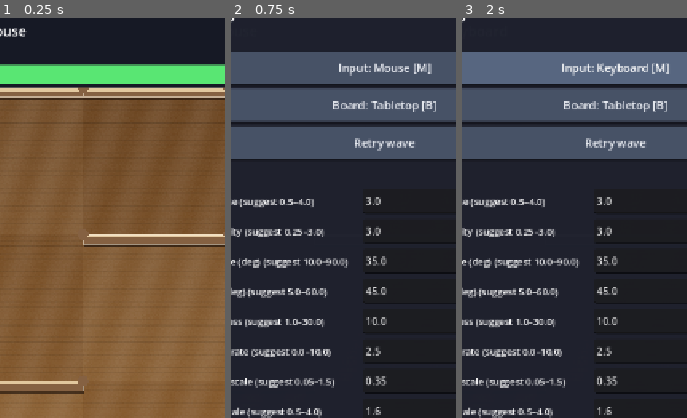
Above: before the commit, frames 1-3 (left to right).
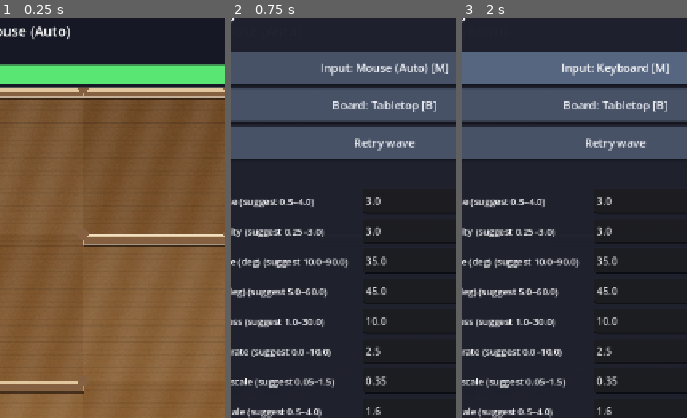
Above: after the commit, the same moments.

Repository: mhaiprojects/Spinning-Top-Maze
Game: Godot game, scene res://scenes/main.tscn
The game is run twice, just before and just after one commit, with the same random seed, the same clock (stepped at 60 frames per second) and the same inputs.
Inputs:
- Up to frame 1 (0.25 s): no input
- Up to frame 2 (0.75 s): click "⚙" at 0.5 s
- Up to frame 3 (2 s): click "Input: Mouse [M]" (after the commit: "Input: Mouse (Auto) [M]") at 1.25 s
The pictures show only the part of the screen within x 15-65%, y 7-57%; the shares and areas given below are measured in that part.

The runs differ from the first frame. In frame 1, 0.3% of the frame differs, in the area x 13-32%, y 2-6%; in frame 2, 0.8%, in the area x 40-97%, y 11-15%; in frame 3, nothing differs.

Commit message:
2026-11-27 18:25 AEDT: Auto-detect input mode until the user picks explicitly; persist mode_explicit with web localStorage mirror, tilt probe on touch web, and migration tests (via cursor-agent)
Co-authored-by: Cursor <cursoragent@cursor.com>

Diff:
--- a/scripts/input_modes.gd
+++ b/scripts/input_modes.gd
@@ -169,15 +169,48 @@
 static func native_accel_available() -> bool:
 	if OS.has_feature("web"):
 		return true
-	return Input.get_accelerometer() != Vector3.ZERO or OS.has_feature("mobile")
-
-
-static func default_mode(touch: bool, sensor_likely: bool) -> int:
-	if touch and sensor_likely:
+	return native_accel_live() or OS.has_feature("mobile")
+
+
+static func native_accel_live() -> bool:
+	if OS.has_feature("web"):
+		return false
+	return Input.get_accelerometer().length_squared() > 0.01
+
+
+## Pure auto-pick from probe context (unit-testable). Keys: touch, tilt_available,
+## or web/native sub-keys via tilt_available_for_auto().
+static func tilt_available_for_auto(ctx: Dictionary) -> bool:
+	if ctx.has("tilt_available"):
+		return bool(ctx["tilt_available"])
+	var touch: bool = bool(ctx.get("touch", false))
+	if not touch:
+		return false
+	if bool(ctx.get("native_mobile_accel", false)):
+		return true
+	if not bool(ctx.get("is_web", false)):
+		return false
+	if bool(ctx.get("web_tilt_denied", false)):
+		return false
+	var has_api: bool = bool(ctx.get("web_has_orientation", false)) or bool(ctx.get("web_has_motion", false))
+	if not has_api:
+		return false
+	return bool(ctx.get("web_tilt_data", false))
+
+
+static func auto_pick_mode(ctx: Dictionary) -> int:
+	if tilt_available_for_auto(ctx):
 		return Mode.TILT
-	if touch:
+	if bool(ctx.get("touch", false)):
 		return Mode.DRAG
 	return Mode.MOUSE
+
+
+static func default_mode(touch: bool, sensor_likely: bool) -> int:
+	return auto_pick_mode({
+		"touch": touch,
+		"tilt_available": touch and sensor_likely,
+	})
 
 
 static func tilt_fallback_mode(touch: bool) -> int:
--- a/scripts/physics_menu.gd
+++ b/scripts/physics_menu.gd
@@ -269,11 +269,13 @@
 	if tin == null:
 		return
 	var mode_name := "Mouse"
-	if tin.has_method("status_text"):
+	if tin.has_method("mode_label_for_settings"):
+		mode_name = str(tin.call("mode_label_for_settings"))
+	elif tin.has_method("status_text"):
 		var st: String = str(tin.call("status_text"))
 		if st.begins_with("Input: "):
 			mode_name = st.split(" ")[1].trim_suffix("(on)").trim_suffix("(denied)")
-	mode_name = mode_name.split("(")[0].strip_edges()
+			mode_name = mode_name.split("(")[0].strip_edges()
 	_btn_mode.text = "Input: %s [M]" % mode_name
 	var bg_name := "Tabletop"
 	if tin.has_method("background_name"):
--- a/scripts/tilt_input.gd
+++ b/scripts/tilt_input.gd
@@ -4,8 +4,15 @@
 const PlayBg := preload("res://scripts/play_background.gd")
 
 const TILT_TIMEOUT_SEC := 1.5
+const AUTO_PROBE_SEC := 0.65
 
 var _settings_path := "user://settings.cfg"
+var _mode_explicit := false
+var _auto_probing := false
+var _auto_probe_left := 0.0
+var _web_tilt_data_seen := false
+var _web_has_orientation := false
+var _web_has_motion := false
 var _selected_mode: int = InputModes.Mode.MOUSE
 var _effective_mode: int = InputModes.Mode.MOUSE
 var _smooth := Vector2.ZERO
@@ -41,11 +48,11 @@
 
 func _ready() -> void:
 	_load_calibration()
+	if OS.has_feature("web"):
+		_install_web_tilt()
 	_load_mode()
 	_load_background()
 	PhysicsSettings.load_from_path(_settings_path)
-	if OS.has_feature("web"):
-		_install_web_tilt()
 	if _selected_mode == InputModes.Mode.TILT:
 		_begin_tilt_watch()
 
@@ -62,17 +69,77 @@
 
 
 func _load_mode() -> void:
-	var saved: int = InputModes.load_mode(_settings_path)
-	if saved >= 0:
-		_set_selected_mode(saved, false)
+	_mode_explicit = UserSettings.load_mode_explicit(_settings_path)
+	if _mode_explicit:
+		var saved: int = InputModes.load_mode(_settings_path)
+		if saved >= 0:
+			_apply_mode(saved, false)
+			return
+	_start_auto_detect()
+
+
+func _save_mode() -> void:
+	UserSettings.save_input_mode_full(_settings_path, _selected_mode, _mode_explicit)
+
+
+func mode_explicit() -> bool:
+	return _mode_explicit
+
+
+func _start_auto_detect() -> void:
+	_mode_explicit = false
+	_web_tilt_data_seen = false
+	if OS.has_feature("web"):
+		_query_web_sensor_caps()
+	if _should_auto_probe():
+		_auto_probing = true
+		_auto_probe_left = AUTO_PROBE_SEC
+		_apply_mode(InputModes.auto_pick_mode(_auto_context(false)), false)
 	else:
-		var touch: bool = InputModes.is_touch_device()
-		var sensor: bool = InputModes.native_accel_available()
-		_set_selected_mode(InputModes.default_mode(touch, sensor), false)
-
-
-func _save_mode() -> void:
-	InputModes.save_mode(_settings_path, _selected_mode)
+		_apply_mode(InputModes.auto_pick_mode(_auto_context(_native_tilt_data_now())), false)
+
+
+func _should_auto_probe() -> bool:
+	return InputModes.is_touch_device() and OS.has_feature("web")
+
+
+func _native_tilt_data_now() -> bool:
+	return InputModes.native_accel_live()
+
+
+func _auto_context(web_data: bool) -> Dictionary:
+	return {
+		"touch": InputModes.is_touch_device(),
+		"is_web": OS.has_feature("web"),
+		"native_mobile_accel": _native_tilt_data_now(),
+		"web_has_orientation": _web_has_orientation,
+		"web_has_motion": _web_has_motion,
+		"web_tilt_data": web_data or _web_tilt_data_seen,
+		"web_tilt_denied": _tilt_denied,
+	}
+
+
+func _query_web_sensor_caps() -> void:
+	if not OS.has_feature("web") or not _web_installed:
+		return
+	var s: String = JavaScriptBridge.eval(
+		"(function(){var o=typeof DeviceOrientationEvent!=='undefined';"
+		+ "var m=typeof DeviceMotionEvent!=='undefined';"
+		+ "return JSON.stringify({o:o,m:m});})();",
+		true
+	)
+	if s.is_empty():
+		return
+	var d: Variant = JSON.parse_string(s)
+	if typeof(d) != TYPE_DICTIONARY:
+		return
+	_web_has_orientation = bool(d.get("o", false))
+	_web_has_motion = bool(d.get("m", false))
+
+
+func _finish_auto_probe() -> void:
+	_auto_probing = false
+	_apply_mode(InputModes.auto_pick_mode(_auto_context(true)), false)
 
 
 func _load_background() -> void:
@@ -115,16 +182,22 @@
 
 
 func cycle_mode() -> void:
-	_set_selected_mode(InputModes.next_mode(_selected_mode), true)
+	_commit_explicit_mode(InputModes.next_mode(_selected_mode))
 
 
 func set_mode(mode: int) -> void:
 	if not InputModes.ORDER.has(mode):
 		return
-	_set_selected_mode(mode, true)
-
-
-func _set_selected_mode(mode: int, persist: bool) -> void:
+	_commit_explicit_mode(mode)
+
+
+func _commit_explicit_mode(mode: int) -> void:
+	_mode_explicit = true
+	_auto_probing = false
+	_apply_mode(mode, true)
+
+
+func _apply_mode(mode: int, persist: bool) -> void:
 	_selected_mode = mode
 	_effective_mode = mode
 	_fallback_msg = ""
@@ -146,6 +219,10 @@
 
 
 func _process(delta: float) -> void:
+	if _auto_probing:
+		_auto_probe_left -= delta
+		if _web_tilt_data_seen or _tilt_denied or _auto_probe_left <= 0.0:
+			_finish_auto_probe()
 	if _selected_mode == InputModes.Mode.TILT or _effective_mode == InputModes.Mode.TILT:
 		_poll_tilt_sources(delta)
 		_maybe_tilt_fallback(delta)
@@ -277,8 +354,15 @@
 	return _drag_active
 
 
+func mode_label_for_settings() -> String:
+	var base: String = InputModes.mode_name(_selected_mode)
+	if not _mode_explicit:
+		return "%s (Auto)" % base
+	return base
+
+
 func status_text() -> String:
-	var label: String = "Input: %s" % InputModes.mode_name(_selected_mode)
+	var label: String = "Input: %s" % mode_label_for_settings()
 	if _selected_mode == InputModes.Mode.TILT and _fallback_msg != "":
 		label += " (steer: %s)" % InputModes.mode_name(_effective_mode)
 	elif _selected_mode == InputModes.Mode.TILT and _tilt_denied:
@@ -311,7 +395,19 @@
 	return Time.get_ticks_msec() - _last_touch_ms < 80
 
 
+func _maybe_request_ios_tilt_on_gesture(event: InputEvent) -> void:
+	if _mode_explicit or not OS.has_feature("web"):
+		return
+	var gesture: bool = (
+		(event is InputEventScreenTouch and event.pressed)
+		or (event is InputEventMouseButton and event.pressed)
+	)
+	if gesture:
+		request_web_permission()
+
+
 func handle_input(event: InputEvent) -> void:
+	_maybe_request_ios_tilt_on_gesture(event)
 	if _steer_blocked or _effective_mode != InputModes.Mode.DRAG:
 		return
 
@@ -522,6 +618,7 @@
 	if mapped.length() > 0.01:
 		_raw_tilt = mapped
 		_tilt_live = true
+		_web_tilt_data_seen = true
 
 
 func _notify_drag_overlay(on: bool) -> void:
--- a/scripts/user_settings.gd
+++ b/scripts/user_settings.gd
@@ -5,6 +5,10 @@
 const PlayBg := preload("res://scripts/play_background.gd")
 
 const DEFAULT_PATH := "user://settings.cfg"
+const LS_INPUT_KEY := "stm_input"
+const INPUT_SECTION := "input"
+const MODE_KEY := "mode"
+const MODE_EXPLICIT_KEY := "mode_explicit"
 
 
 static func load_config(path: String) -> ConfigFile:
@@ -20,14 +24,60 @@
 
 
 static func save_input_mode(path: String, mode: int) -> bool:
+	return save_input_mode_full(path, mode, true)
+
+
+static func save_input_mode_full(path: String, mode: int, explicit: bool) -> bool:
 	var cfg := load_config(path)
-	cfg.set_value("input", "mode", mode)
+	cfg.set_value(INPUT_SECTION, MODE_KEY, mode)
+	cfg.set_value(INPUT_SECTION, MODE_EXPLICIT_KEY, explicit)
+	if OS.has_feature("web"):
+		_mirror_input_local_storage(mode, explicit)
 	return save_config(path, cfg)
 
 
 static func load_input_mode(path: String) -> int:
 	var cfg := load_config(path)
-	return int(cfg.get_value("input", "mode", -1))
+	if OS.has_feature("web"):
+		var ls: Dictionary = _load_input_local_storage()
+		if ls.has(MODE_KEY):
+			return int(ls[MODE_KEY])
+	return int(cfg.get_value(INPUT_SECTION, MODE_KEY, -1))
+
+
+static func load_mode_explicit(path: String) -> bool:
+	var cfg := load_config(path)
+	if OS.has_feature("web"):
+		var ls: Dictionary = _load_input_local_storage()
+		if ls.has(MODE_EXPLICIT_KEY):
+			return bool(ls[MODE_EXPLICIT_KEY])
+	if cfg.has_section_key(INPUT_SECTION, MODE_EXPLICIT_KEY):
+		return bool(cfg.get_value(INPUT_SECTION, MODE_EXPLICIT_KEY, false))
+	# Migration: legacy saves only stored `mode` after the user picked M / Settings.
+	if cfg.has_section_key(INPUT_SECTION, MODE_KEY):
+		return true
+	return false
+
+
+static func _mirror_input_local_storage(mode: int, explicit: bool) -> void:
+	var json := JSON.stringify({MODE_KEY: mode, MODE_EXPLICIT_KEY: explicit})
+	JavaScriptBridge.eval(
+		"(function(){try{localStorage.setItem('%s',%s);}catch(e){}})();" % [LS_INPUT_KEY, json],
+		true
+	)
+
+
+static func _load_input_local_storage() -> Dictionary:
+	var s: String = JavaScriptBridge.eval(
+		"(function(){try{return localStorage.getItem('%s')||'';}catch(e){return '';}})();" % LS_INPUT_KEY,
+		true
+	)
+	if s.is_empty():
+		return {}
+	var parsed: Variant = JSON.parse_string(s)
+	if typeof(parsed) != TYPE_DICTIONARY:
+		return {}
+	return parsed
 
 
 static func save_background(path: String, bg: int) -> bool:
--- a/tests/test_runner.gd
+++ b/tests/test_runner.gd
@@ -78,6 +78,8 @@
 	test_input_vectors()
 	test_tilt_sign_mapping()
 	test_mode_save_load()
+	test_input_auto_pick()
+	test_input_mode_explicit_migration()
 	print("== Play backgrounds ==")
 	test_play_backgrounds()
 	await test_play_background_settings()
@@ -675,10 +677,97 @@
 	check(g_hi.x > 0.0 and g_lo.x > g_hi.x, "map_device_tilt preserves gamma magnitude")
 
 
+func test_input_auto_pick() -> void:
+	check(
+		InputModes.auto_pick_mode({"touch": false}) == InputModes.Mode.MOUSE,
+		"auto desktop mouse"
+	)
+	check(
+		InputModes.auto_pick_mode({"touch": true, "tilt_available": false}) == InputModes.Mode.DRAG,
+		"auto touch no tilt drag"
+	)
+	check(
+		InputModes.auto_pick_mode({
+			"touch": true,
+			"is_web": true,
+			"web_has_orientation": true,
+			"web_tilt_data": true,
+		}) == InputModes.Mode.TILT,
+		"auto web tilt with data"
+	)
+	check(
+		InputModes.auto_pick_mode({
+			"touch": true,
+			"is_web": true,
+			"web_has_orientation": true,
+			"web_tilt_denied": true,
+		}) == InputModes.Mode.DRAG,
+		"auto web tilt denied drag"
+	)
+	check(
+		InputModes.auto_pick_mode({
+			"touch": true,
+			"is_web": true,
+			"web_has_motion": true,
+			"web_tilt_data": false,
+		}) == InputModes.Mode.DRAG,
+		"auto web no data drag"
+	)
+	check(
+		InputModes.auto_pick_mode({"touch": true, "native_mobile_accel": true}) == InputModes.Mode.TILT,
+		"auto native accel tilt"
+	)
+	check(not InputModes.tilt_available_for_auto({"touch": false, "native_mobile_accel": true}), "tilt needs touch")
+
+
+func test_input_mode_explicit_migration() -> void:
+	_clear_settings_test()
+	check(not UserSettings.load_mode_explicit(SETTINGS_TEST), "empty settings implicit")
+	var cfg := ConfigFile.new()
+	cfg.set_value("input", "mode", InputModes.Mode.KEYBOARD)
+	cfg.save(SETTINGS_TEST)
+	check(UserSettings.load_mode_explicit(SETTINGS_TEST), "legacy mode-only save is explicit")
+	cfg.set_value("input", "mode_explicit", false)
+	cfg.save(SETTINGS_TEST)
+	check(not UserSettings.load_mode_explicit(SETTINGS_TEST), "mode_explicit false honoured")
+	check(
+		InputModes.load_mode(SETTINGS_TEST) == InputModes.Mode.KEYBOARD,
+		"mode still loads with explicit false"
+	)
+	InputModes.save_mode(SETTINGS_TEST, InputModes.Mode.TILT)
+	check(UserSettings.load_mode_explicit(SETTINGS_TEST), "save_mode marks explicit")
+	var tilt: Node = TiltScript.new()
+	tilt.call("set_settings_path", SETTINGS_TEST)
+	root.add_child(tilt)
+	await process_frame
+	check(int(tilt.call("selected_mode")) == InputModes.Mode.TILT, "explicit saved mode restored")
+	check(bool(tilt.call("mode_explicit")), "explicit flag on tilt_input")
+	tilt.call("set_mode", InputModes.Mode.TILT)
+	await process_frame
+	tilt.call("_apply_fallback", "Tilt unavailable — using Drag")
+	await process_frame
+	check(bool(tilt.call("mode_explicit")), "tilt fallback keeps explicit choice")
+	check(int(tilt.call("selected_mode")) == InputModes.Mode.TILT, "selected stays tilt after fallback")
+	_clear_settings_test()
+	var tin2: Node = TiltScript.new()
+	tin2.call("set_settings_path", SETTINGS_TEST)
+	root.add_child(tin2)
+	await process_frame
+	check(not bool(tin2.call("mode_explicit")), "fresh install auto implicit")
+	check(
+		int(tin2.call("selected_mode")) == InputModes.Mode.MOUSE,
+		"fresh desktop auto mouse"
+	)
+	tin2.queue_free()
+	tilt.queue_free()
+	await process_frame
+
+
 func test_mode_save_load() -> void:
 	_clear_settings_test()
 	check(InputModes.save_mode(SETTINGS_TEST, InputModes.Mode.DRAG), "save input mode")
 	check(InputModes.load_mode(SETTINGS_TEST) == InputModes.Mode.DRAG, "load input mode round-trip")
+	check(UserSettings.load_mode_explicit(SETTINGS_TEST), "saved mode is explicit")
 	var tilt: Node = TiltScript.new()
 	tilt.call("set_settings_path", SETTINGS_TEST)
 	root.add_child(tilt)
